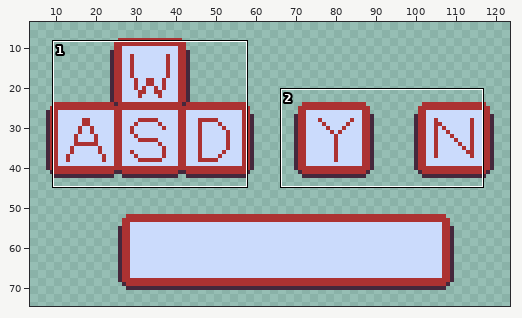
Two versions of one pixel-art file, Keyboard Map.aseprite. The picture above shows the old version from afar; the outline marks the close-up.
Close-up. As it was:
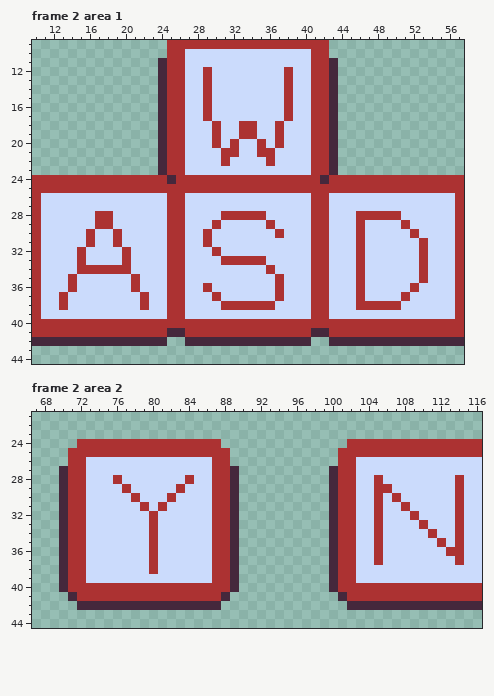
128x80 pixels, 2 frames. Shown: frame 2 area 1: x 10..57, y 9..44; frame 2 area 2: x 67..116, y 21..44. The wide view leaves out empty margins. The commit also changed other frames or places, which this record leaves out.
New version:
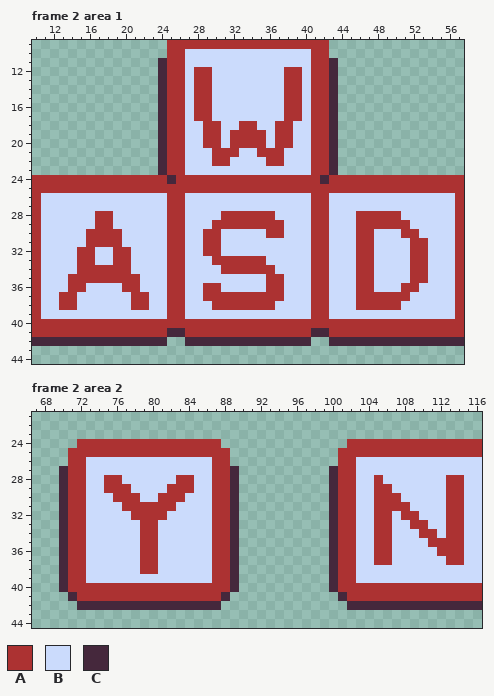
Palette (. is transparent): A #ac3232  B #cbdbfc  C #45283c
From old to new:
Frame 2 area 1, layer "Layer 1":
The author changed colour B to colour A in rows 12 to 17 at x 28 and 39; in row 18 at x 29 and 38; in row 19 at x 29, 32, 35 and 38; in row 20 at x 29, 33 to 34 and 38; in rows 21 to 22 at x 30 and 37; in row 28 at x 36.
The author changed colour B to colour A in row 29 at x 31 to 35, 37 and 47 to 50; in row 30 at x 17 to 18, 30, 36, 47 and 51; in row 31 at x 17 to 18, 30, 47 and 52; in row 32 at x 16, 19, 29, 47 and 52; in row 33 at x 16, 19, 30, 47 and 52; in row 34 at x 31 to 35, 47 and 52.
The author changed colour B to colour A in row 35 at x 15 to 20, 36, 47 and 52; in row 36 at x 15, 20, 30, 36, 47 and 51; in row 37 at x 14, 21, 29, 31 to 36 and 47 to 50; in row 38 at x 14, 21 and 30.
Frame 2 area 2, layer "Layer 1":
The author changed colour B to colour A in row 28 at x 75, 83 and 113; in row 29 at x 75 to 76, 82, 84 and 113; in row 30 at x 76 to 77, 81, 83, 106 and 113; in row 31 at x 77 to 78, 80, 82, 106 to 107 and 113; in row 32 at x 78 to 79, 81, 106, 108 and 113; in row 33 at x 79, 106, 109 and 113.
The author changed colour B to colour A in row 34 at x 79, 106, 110 and 113; in row 35 at x 79, 106, 111 and 113; in row 36 at x 79, 106 and 112; in row 37 at x 79, 106 and 113; in row 38 at x 79.
Boxes around the changes in both close-ups, in picture pixels (x1, y1, x2, y2):
changed: (194, 67, 302, 166)
changed: (203, 211, 284, 310)
changed: (365, 220, 419, 301)
changed: (68, 229, 140, 310)
changed: (104, 475, 194, 574)
changed: (383, 475, 455, 565)
